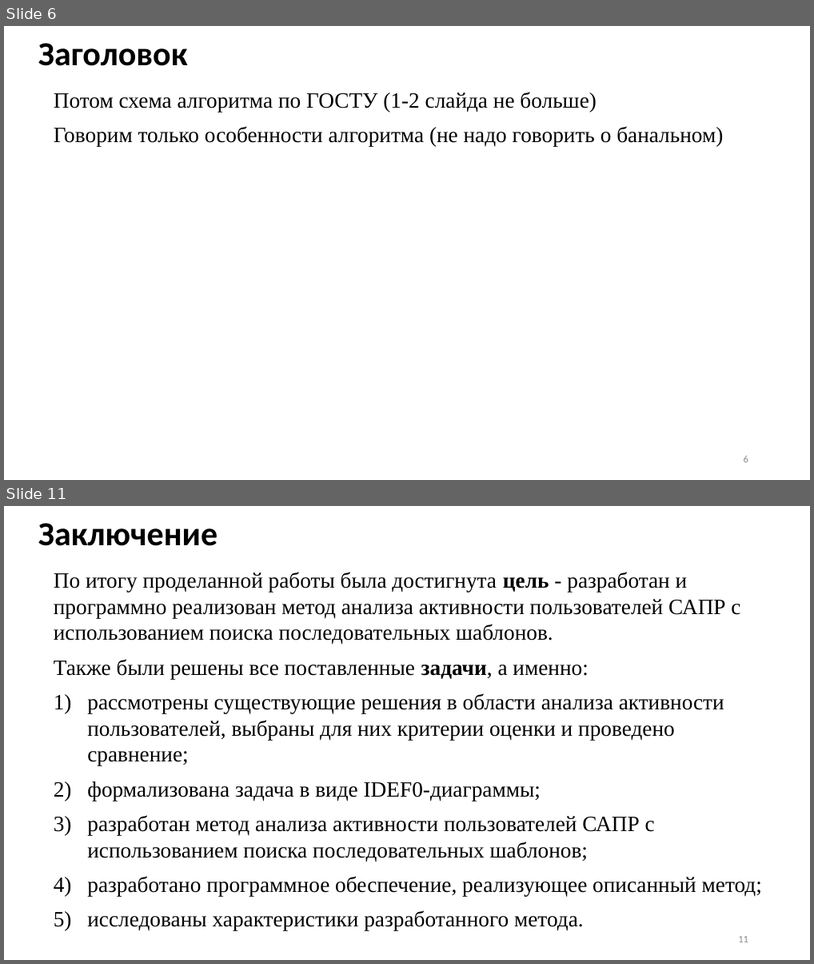
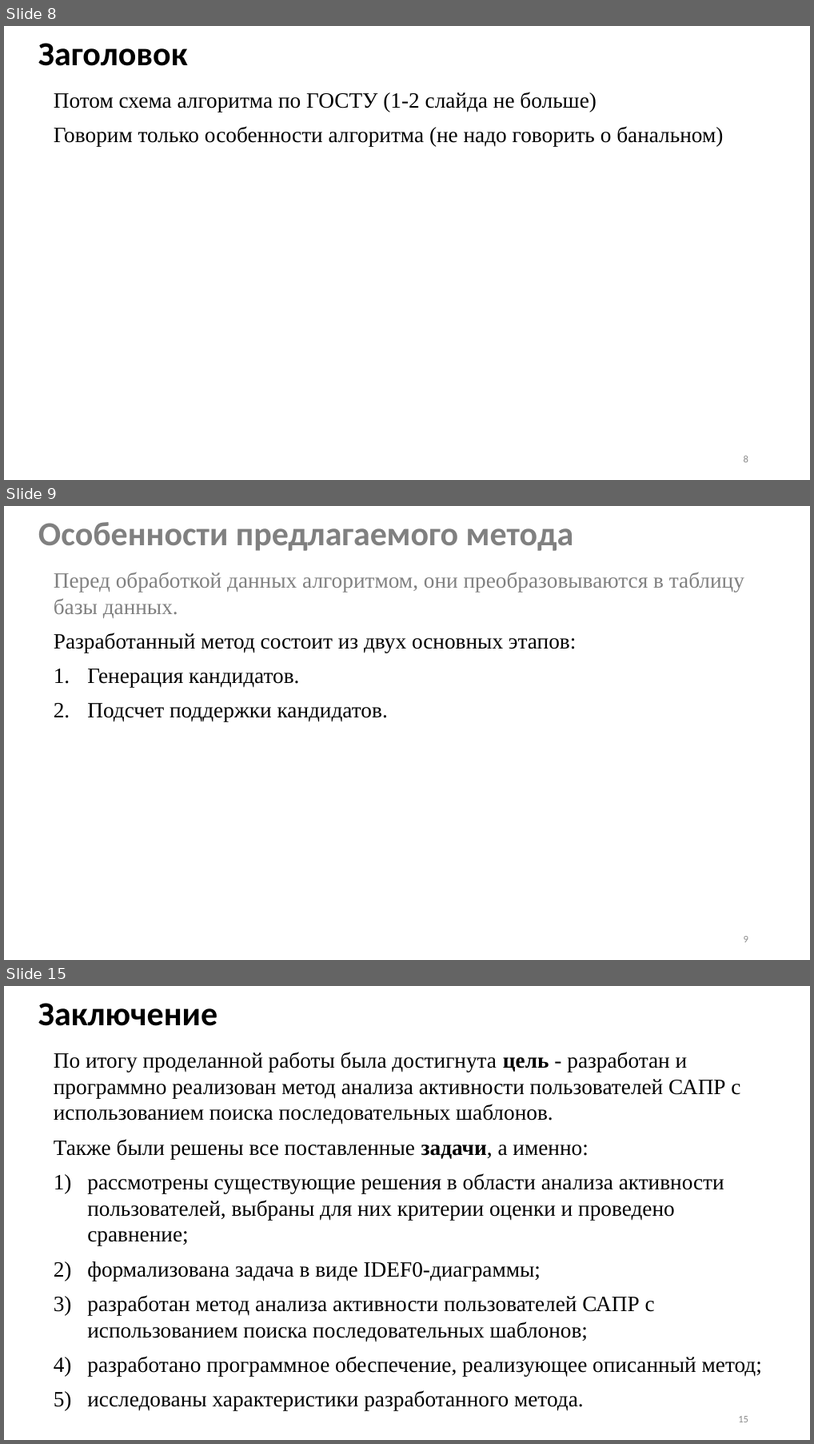
Before and after one commit to Inlucker/8semestr, a slide deck: ВКР/Презентация/ПронинАС_ВКР_презентация.pptx. Shown one above the other, each under a label of ours: slides 6 and 11 before the commit, slides 8, 9 and 15 after it; the slides between them are not shown. The pictures are 814x964 and 814x1444 pixels, drawn with LibreOffice and Linux fonts; fonts in the diff are those of the drawing. Boxes give left, top, right and bottom in pixels: in the first picture for what was removed or moved away, otherwise in the second. Text is boxed around its words. In the diff, an @@ line names an element or a change of style, - is before the commit and + after.

```diff
--- a/ВКР/Презентация/ПронинАС_ВКР_презентация.pptx
+++ b/ВКР/Презентация/ПронинАС_ВКР_презентация.pptx
@@ slide 9 added at [4, 506, 810, 960], background #FFFFFF @@
@@ title added at [38, 522, 574, 551], 40 pt, text #808080, bold @@
+Особенности предлагаемого метода
@@ text added at [54, 572, 745, 722], 26 pt, text #000000 @@
+Перед обработкой данных алгоритмом, они преобразовываются в таблицу базы данных.
+Разработанный метод состоит из двух основных этапов:
+1. Генерация кандидатов.
+2. Подсчет поддержки кандидатов.
@@ page number added at [744, 936, 749, 942], 12 pt, text #8C8C8C @@
+9
@@ what was slide 6 is now slide 8 @@
@@ what was slide 11 is now slide 15 @@
@@ page number at [738, 1416, 749, 1422]: text changed @@
-11
+15
```
Also in this commit, not shown: 5 slides changed, 6 other slides added, 3 slides removed, 14 other files.
